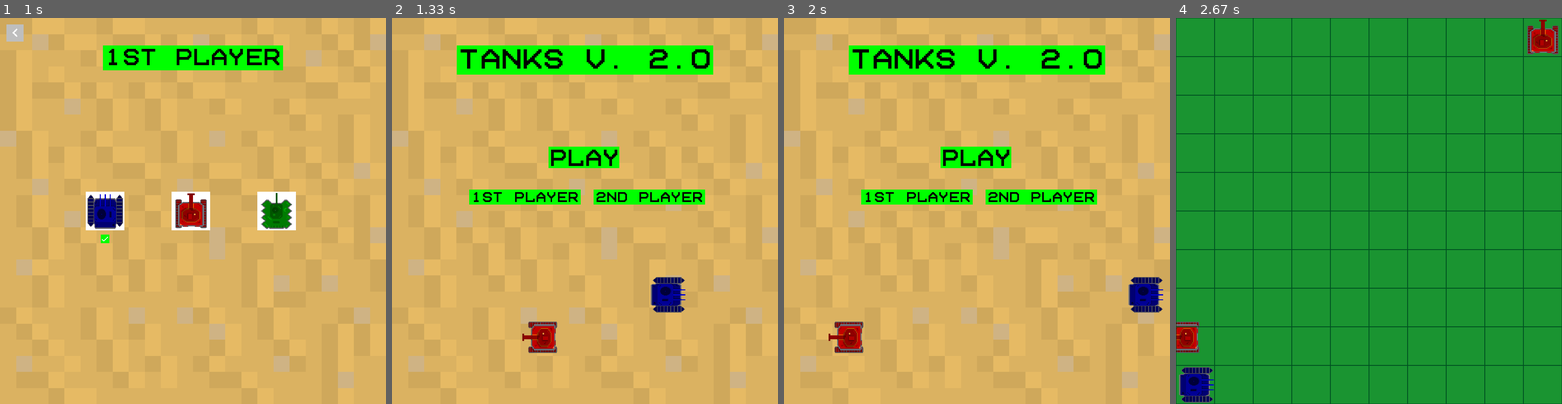
Above: before the commit, frames 1-4 (left to right).
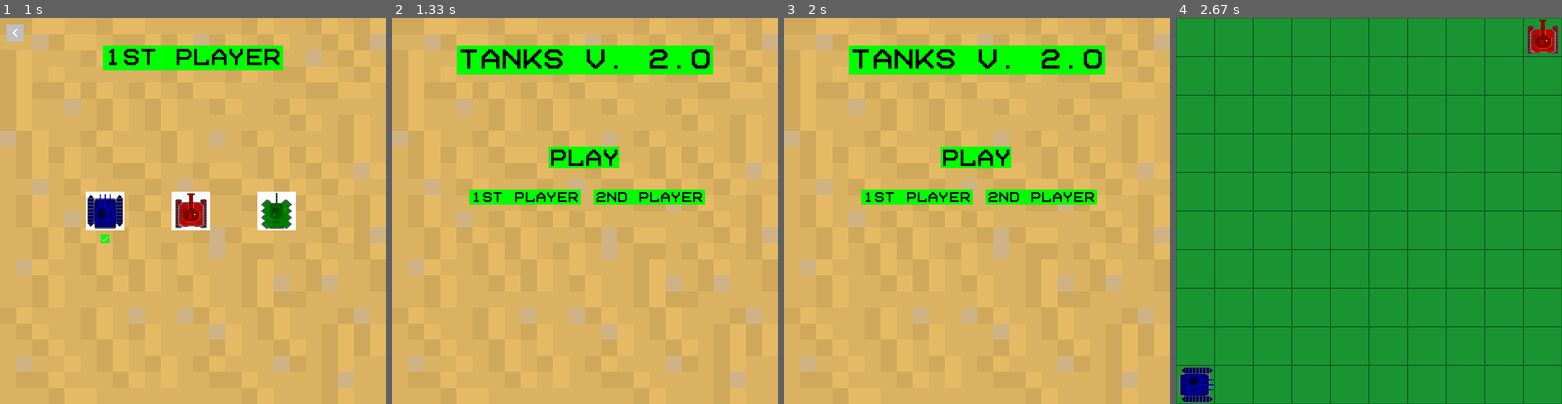
Above: after the commit, the same moments.

Repository: Artem468/pygame_project
Game: pygame game, started from main.py
Two runs of this game, one before a commit and one after it. Both use one fixed random seed, a clock stepped at 60 frames per second and the inputs below.
Inputs (mouse positions are in pixels of both pictures, inside the frame that each line leads up to):
- Up to frame 1 (1 s): click "1st player" at 0.88 s
- Up to frame 2 (1.33 s): click (407, 33) at 1.22 s
- Up to frame 3 (2 s): click "2nd player" at 1.55 s; click (799, 33) at 1.88 s
- Up to frame 4 (2.67 s): click "Play" at 2.22 s; tap D at 2.5 s

Frame 1 is identical in both runs. In frame 2, 1.3% of the frame differs, in the area x 33-76%, y 67-87%; in frame 3, 1.3%, in the area x 11-99%, y 67-87%; in frame 4, 0.5%.

Commit message:
Add files via upload

Diff:
--- a/main.py
+++ b/main.py
@@ -11,6 +11,7 @@
 first_player = 'blue'
 second_player = 'red'
 all_sprites = pygame.sprite.Group()
+flag_tanks = False
 
 
 def terminate():
@@ -34,6 +35,19 @@
     return image
 
 
+def tanks_preview_update():
+    global tank1, tank2, flag_tanks
+    if flag_tanks:
+       tank1.rect.x = -200
+       tank2.rect.x = -200
+    else:
+        tank1 = First_tank_preview(all_sprites)
+        tank2 = Second_tank_preview(all_sprites)
+    First_tank_preview.image = load_image(f'{first_player}_tank.png')
+    Second_tank_preview.image = load_image(f'{second_player}_tank.png')
+    flag_tanks = True
+
+
 class First_tank_preview(pygame.sprite.Sprite):
     image = load_image(f'{first_player}_tank.png')
     image = pygame.transform.scale(image, (90, 90))
@@ -101,15 +115,29 @@
 
 def select_skin(player):
     select_skin_update(player)
-
+    global first_player, second_player
     done = pygame.transform.scale(load_image('done.png'), (20, 20))
     if player == '1st player':
-        pygame.draw.rect(screen, 'green', (235, height // 2 + 55, 20, 20))
-        screen.blit(done, (234, height // 2 + 55))
+        if first_player == 'blue':
+            pygame.draw.rect(screen, 'green', (235, height // 2 + 55, 20, 20))
+            screen.blit(done, (234, height // 2 + 55))
+        elif first_player == 'red':
+            pygame.draw.rect(screen, 'green', (435, height // 2 + 55, 20, 20))
+            screen.blit(done, (434, height // 2 + 55))
+        else:
+            pygame.draw.rect(screen, 'green', (635, height // 2 + 55, 20, 20))
+            screen.blit(done, (634, height // 2 + 55))
     if player == '2nd player':
-        pygame.draw.rect(screen, 'green', (435, height // 2 + 55, 20, 20))
-        screen.blit(done, (434, height // 2 + 55))
-    global first_player, second_player
+        if second_player == 'blue':
+            pygame.draw.rect(screen, 'green', (235, height // 2 + 55, 20, 20))
+            screen.blit(done, (234, height // 2 + 55))
+        elif second_player == 'red':
+            pygame.draw.rect(screen, 'green', (435, height // 2 + 55, 20, 20))
+            screen.blit(done, (434, height // 2 + 55))
+        else:
+            pygame.draw.rect(screen, 'green', (635, height // 2 + 55, 20, 20))
+            screen.blit(done, (634, height // 2 + 55))
+
     while True:
         for event in pygame.event.get():
             if event.type == pygame.QUIT:
@@ -117,7 +145,6 @@
             if event.type == pygame.MOUSEBUTTONDOWN:
                 if event.pos[0] >= 15 and event.pos[0] <= 55:
                     if event.pos[1] >= 15 and event.pos[1] <= 55:
-                        print(first_player, second_player)
                         return
                 if event.pos[1] >= height // 2 - 45 and event.pos[1] <= height // 2 + 45:
                     if event.pos[0] >= 200 and event.pos[0] <= 290:
@@ -192,8 +219,7 @@
 
 def start_screen():
     start_screen_update()
-    tank1 = First_tank_preview(all_sprites)
-    tank2 = Second_tank_preview(all_sprites)
+    tanks_preview_update()
     while True:
         for event in pygame.event.get():
             if event.type == pygame.QUIT:
@@ -201,15 +227,19 @@
             if event.type == pygame.MOUSEBUTTONDOWN:
                 if event.pos[0] >= 365 and event.pos[0] <= 530:
                     if event.pos[1] >= 300 and event.pos[1] <= 350:
+                        tank1.rect.x = -200
+                        tank2.rect.x = -200
                         return
                 if event.pos[0] >= 180 and event.pos[0] <= 440:
                     if event.pos[1] >= 400 and event.pos[1] <= 435:
                         select_skin('1st player')
                         start_screen_update()
+                        tanks_preview_update()
                 if event.pos[0] >= 470 and event.pos[0] <= 730:
                     if event.pos[1] >= 400 and event.pos[1] <= 435:
                         select_skin('2nd player')
                         start_screen_update()
+                        tanks_preview_update()
         start_screen_update()
         tank1.update()
         tank2.update()
